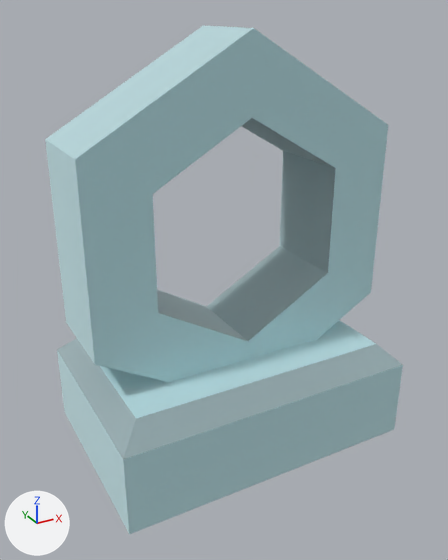
What one commit did to the glTF model public/models/nf2/nature/statue_ring.glb.
Rendered twice from a 50 mm camera at (-0.544, -0.979, 0.776) aimed at (-0.015, -0.018, 0.295). Lighting does not change. The marker at lower left points along +X, +Y and +Z. The picture after the commit comes second. Where no turn or scale is listed for an object, it has been applied to the vertices.

In view in the first picture: 'statue_ring'.
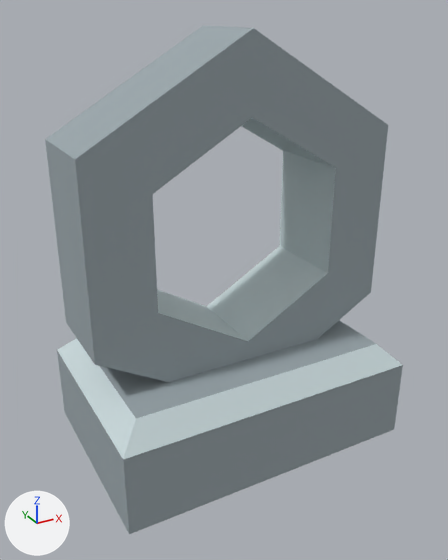
Diff of the bpy script that builds the scene:
```diff
--- a/public/models/nf2/nature/statue_ring.glb.py
+++ b/public/models/nf2/nature/statue_ring.glb.py
@@ mat_stone @@
 mat_stone = principled_material('stone')
-mat_stone.base_color = (0.722, 0.886, 0.91)  # pale blue #ddf2f5
-mat_stone.metallic = 1.0
+mat_stone.base_color = (0.323, 0.381, 0.407)  # grey #9aa6ab
 mat_stone.roughness = 1.0
@@ mat_stonedark @@
 mat_stonedark.base_color = (0.604, 0.71, 0.729)  # light grey #ccdbde
-mat_stonedark.metallic = 1.0
 mat_stonedark.roughness = 1.0
@@ ob_tmpparent @@
-ob_tmpparent = bpy.data.objects.new('tmpParent', None)
-ob_tmpparent.location = (0.0, 0.0, 0.0)
```

Where the change shows, as pixel boxes (x1, y1, x2, y2) in the pictures (448 x 560 px):
'statue_ring', recoloured, surface changed
    both: (45, 26, 403, 534)
